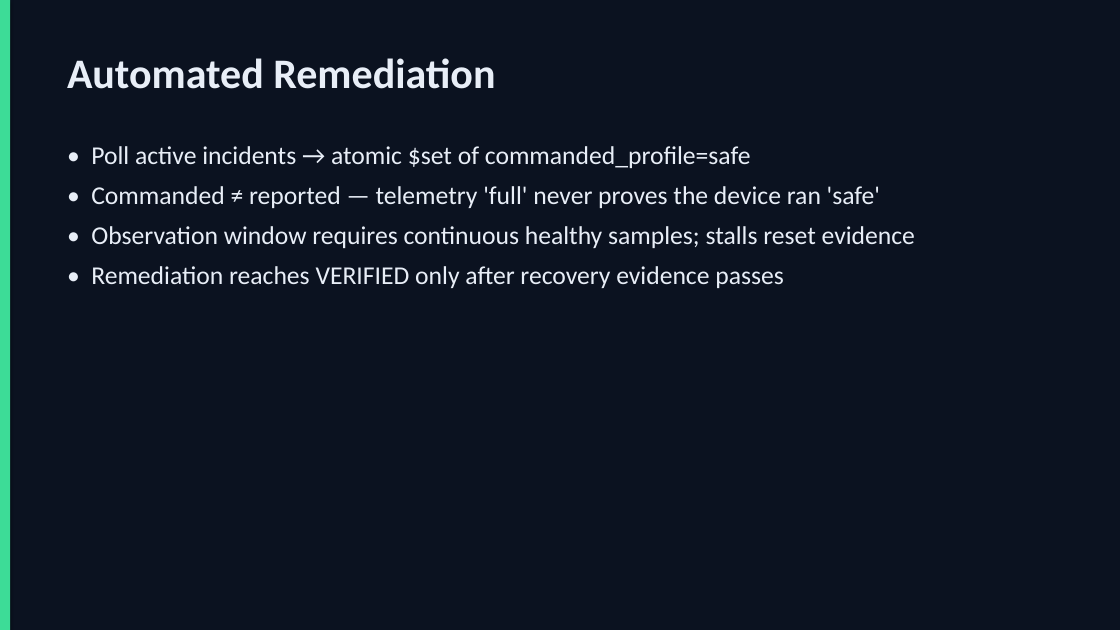
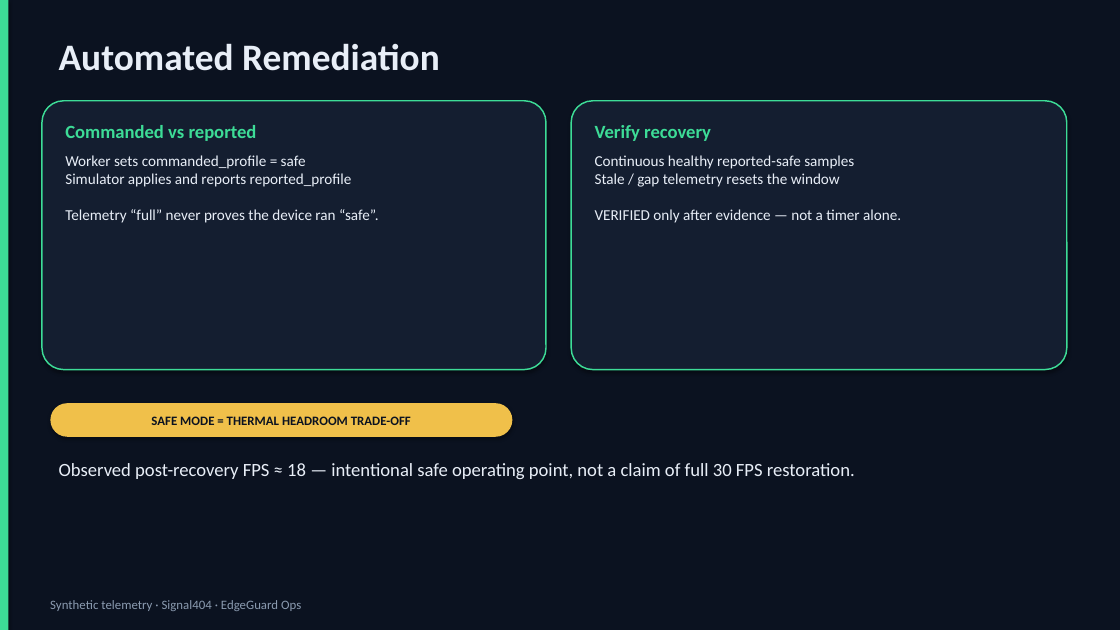
Before and after one commit to thtcsec/signal404-edgeguard-ops, a slide deck: slide 6 of docs/presentation/EdgeGuard-Ops-Judge-Deck.pptx. Drawn at 1120x630 pixels with LibreOffice and Linux fonts; fonts in the diff are those of the drawing. Boxes give left, top, right and bottom in pixels: in the first picture for what was removed or moved away, otherwise in the second. Text is boxed around its words. In the diff, an @@ line names an element or a change of style, - is before the commit and + after.

```diff
--- a/docs/presentation/EdgeGuard-Ops-Judge-Deck.pptx
+++ b/docs/presentation/EdgeGuard-Ops-Judge-Deck.pptx
@@ text "Automated Remediation": place and size @@
-text "Automated Remediation" at [67, 58, 495, 89]
+text "Automated Remediation" at [59, 43, 440, 71]
@@ text "Automated Remediation" at [59, 43, 440, 71]: size 36 to 32 pt @@
@@ rounded rectangle added at [42, 101, 546, 370], fill #141E30, outline #3DDC97 1.25 pt @@
@@ rounded rectangle added at [571, 101, 1067, 370], fill #141E30, outline #3DDC97 1.25 pt @@
@@ text added at [65, 125, 257, 141], 16 pt, text #3DDC97, bold @@
+Commanded vs reported
@@ text removed at [91, 146, 915, 288] @@
-• Poll active incidents → atomic $set of commanded_profile=safe
-• Commanded ≠ reported — telemetry 'full' never proves the device ran 'safe'
-• Observation window requires continuous healthy samples; stalls reset evidence
-• Remediation reaches VERIFIED only after recovery evidence passes
@@ text added at [595, 125, 711, 141], 16 pt, text #3DDC97, bold @@
+Verify recovery
@@ text added at [65, 155, 379, 223], 13 pt, text #E8EEF7 @@
+Worker sets commanded_profile = safe
+Simulator applies and reports reported_profile
+Telemetry “full” never proves the device ran “safe”.
@@ text added at [595, 155, 901, 223], 13 pt, text #E8EEF7 @@
+Continuous healthy reported-safe samples
+Stale / gap telemetry resets the window
+VERIFIED only after evidence — not a timer alone.
@@ rounded rectangle added at [50, 403, 513, 437], fill #F0C04A, 11 pt, text #0B1220, bold @@
+SAFE MODE = THERMAL HEADROOM TRADE-OFF
@@ text added at [59, 463, 855, 479], 16 pt, text #E8EEF7 @@
+Observed post-recovery FPS ≈ 18 — intentional safe operating point, not a claim of full 30 FPS restoration.
@@ text added at [50, 600, 301, 611], 11 pt, text #8B9BB0 @@
+Synthetic telemetry · Signal404 · EdgeGuard Ops
```
Also in this commit, not shown: 2 other slides changed, 5 slides added, 5 slides removed, 20 other files.
